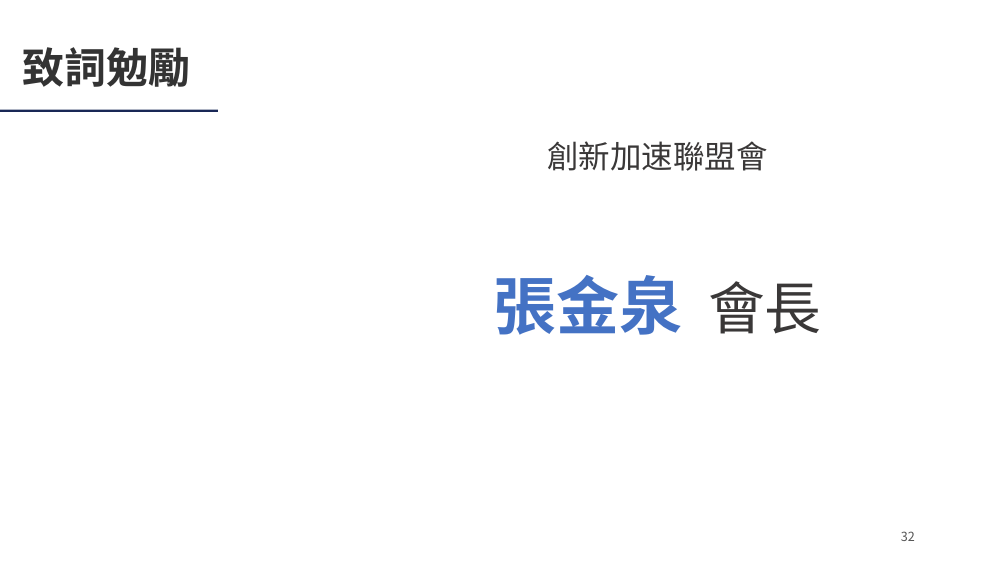
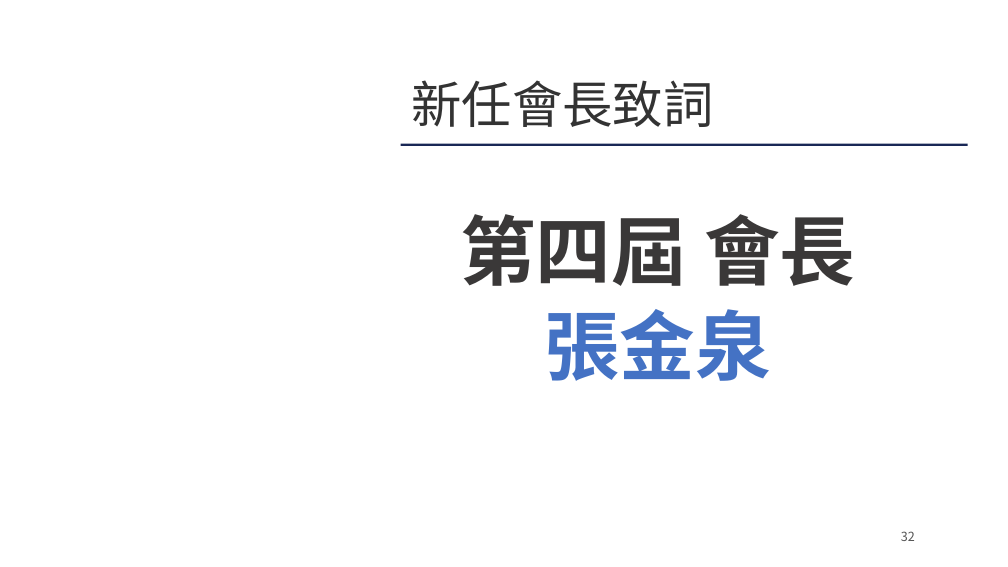
Before and after one commit to Ericliang680928/IAA, a slide deck: slide 32 of 20261204/agm/IAA會員大會簡報_20261204.pptx. Drawn at 1008x567 pixels with LibreOffice and Linux fonts; fonts in the diff are those of the drawing; background and template pictures are left out. Boxes give left, top, right and bottom in pixels: in the first picture for what was removed or moved away, otherwise in the second. Text is boxed around its words. In the diff, an @@ line names an element or a change of style, - is before the commit and + after.

```diff
--- a/20261204/agm/IAA會員大會簡報_20261204.pptx
+++ b/20261204/agm/IAA會員大會簡報_20261204.pptx
@@ text at bbox=[411, 80, 713, 127]: text changed; size 40 to 48 pt; bold off @@
-致詞勉勵
+新任會長致詞
@@ rectangle: place and size @@
-rectangle at bbox=[0, 110, 218, 112]
+rectangle at bbox=[401, 144, 968, 146]
@@ text removed at bbox=[547, 141, 767, 171] @@
-創新加速聯盟會
@@ text at bbox=[460, 214, 855, 381]: text changed; size 60 to 72 pt; text colour #4472C4 to #3A3838 @@
-張金泉 會長
+第四屆 會長
+張金泉
```
Also in this commit, not shown: 5 other slides changed, 3 other files.
